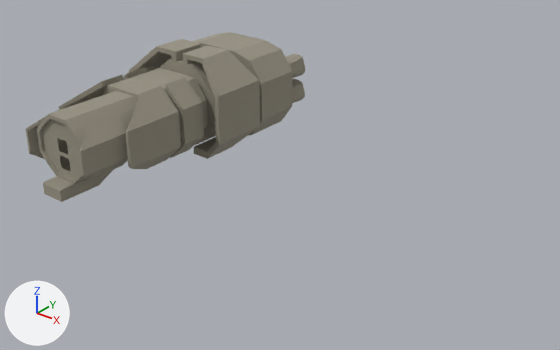
A saved change to the FBX model Assets/Project/Meshes/ModularPartTesting/Spaceship.fbx.
Both versions are drawn from a 50 mm camera at (260.0, -261.0, 135.0) aimed at (70.0, -23.0, -12.0). The axes (+X, +Y, +Z) are drawn at lower left. The lights are the same throughout. Where no turn or scale is listed for an object, it has been applied to the vertices.

The first picture shows 'Spaceship'.
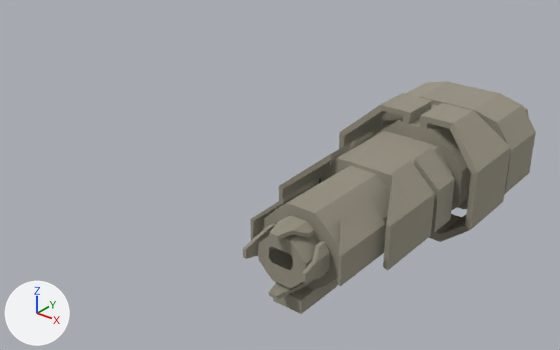
Location of each change, (x1, y1, x2, y2) in pixels of the pictures (560 x 350 px; the box of a moved part takes in the faces that stretch with it):
'Spaceship', reshaped, moved (37% taller)
    before: (26, 32, 305, 202)
    after: (243, 81, 536, 314)
part 1 of me_spaceship, deleted
    before: (292, 79, 305, 103)
part 2 of me_spaceship, deleted
    before: (286, 54, 305, 78)
part 3 of me_spaceship, built on
    before: (37, 107, 291, 184)
    after: (243, 106, 529, 299)
part 4 of me_spaceship, moved or reshaped
    before: (115, 70, 188, 94)
    after: (350, 134, 426, 171)

Diff of the bpy script that builds the scene:
```diff
--- a/Assets/Project/Meshes/ModularPartTesting/Spaceship.fbx.py
+++ b/Assets/Project/Meshes/ModularPartTesting/Spaceship.fbx.py
@@ me_spaceship @@
 # used by ob_spaceship; location = (0.0, 0.0, 0.0)
-me_spaceship.from_pydata(...)  # 1046 vertices, 972 faces; spans x -31.0..30.0, y -91.0..60.0, z -24.0..27.0
+me_spaceship.from_pydata(...)  # 1188 vertices, 1095 faces; spans x -31.0..30.0, y -98.0..47.0, z -24.0..27.0
+# me_spaceship part 1: the loose piece of 75 vertices spanning x 9.0..21.0, y 35.0..60.0, z -13.0..-2.0 is deleted
+# me_spaceship part 2: the loose piece of 75 vertices spanning x 9.0..21.0, y 35.0..60.0, z 1.0..12.0 is deleted
+# me_spaceship part 3: 42 vertices moved from x -15.0..14.0, y -84.0..-82.0, z -11.0..14.0 to x -10.0..9.0, y -94.0..-84.0, z -8.0..10.0; 87 vertices removed from x -28.0..28.0, y -84.0..38.0, z -15.0..14.0; 604 vertices added at x -25.0..23.0, y -98.0..47.0, z -12.0..18.0
+# me_spaceship part 4: 1 vertex moved within x 0.0, y -14.0, z 17.0; 1 vertex removed from x 0.0, y -14.0, z 17.0; 1 vertex added at x 0.0, y -14.0, z 18.0
 me_spaceship.materials.append(mat_mainhull)
@@ ob_spaceship @@
 ob_spaceship = bpy.data.objects.new('Spaceship', me_spaceship)
-ob_spaceship.location = (0.0, 0.0, 0.0)
+ob_spaceship.location = (127.6, 0.0, 0.0)
```
